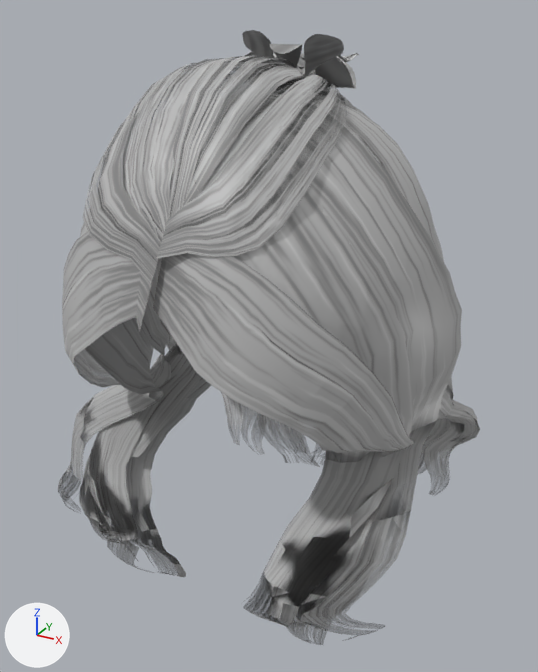
The glTF model public/models/daz_hair_twin_braids.glb as it was, and as the next commit left it.
Camera for both pictures: a camera (50 mm lens) standing at (0.18, -0.326, 0.17) and looking at (-0.004, 0.009, 0.003). The axes (+X, +Y, +Z) are drawn at lower left. The lights are the same throughout. The picture after the commit comes second. Vertices at exactly the same position are counted once.

Script lines for the objects in view, before the commit:
```python
me_daz_hair_twin_braids = bpy.data.meshes.new('daz_hair_twin_braids')
me_daz_hair_twin_braids.from_pydata(...)  # 6495 vertices, 10122 faces; spans x -0.116..0.103, y -0.107..0.126, z -0.146..0.16
me_daz_hair_twin_braids.materials.append(mat_daz_hair_twin_braids_mat)  # picture img_daz_hair_twin_braids_tex
ob_daz_hair_twin_braids = bpy.data.objects.new('daz_hair_twin_braids', me_daz_hair_twin_braids)
ob_daz_hair_twin_braids.location = (0.0, 0.0, 0.0)
```
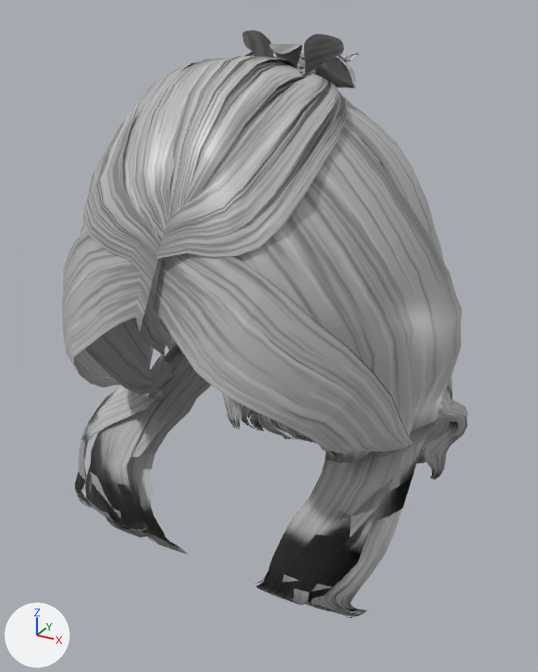
What differs and where, as boxes [x1, y1, x2, y2] in the pictures (538 x 672 px; the box of a moved part takes in the faces that stretch with it):
```json
{"object": "daz_hair_twin_braids", "change": "reshaped", "before": [58, 30, 480, 645], "after": [62, 30, 468, 618]}
{"part": 1, "of": "me_daz_hair_twin_braids", "change": "moved or reshaped", "before": [58, 343, 480, 577], "after": [75, 343, 468, 554]}
{"part": 2, "of": "me_daz_hair_twin_braids", "change": "moved or reshaped", "before": [243, 445, 423, 645], "after": [254, 446, 422, 618]}
{"part": 3, "of": "me_daz_hair_twin_braids", "change": "edited", "before": [62, 30, 462, 584], "after": [62, 30, 462, 584], "on screen": "looks the same"}
```

The change, as JSON lines over the scene's bpy script:
```json
{"op": "add", "block": "mat_daz_hair_twin_braids_mat_1", "code": ["mat_daz_hair_twin_braids_mat_1 = bpy.data.materials.new('daz_hair_twin_braids_mat')", "# uses the picture img_daz_hair_twin_braids_tex"]}
{"block": "me_daz_hair_twin_braids", "where": "# used by ob_daz_hair_twin_braids; location = (0.0, 0.0, 0.0)"}
{"op": "remove", "block": "me_daz_hair_twin_braids", "code": "me_daz_hair_twin_braids.from_pydata(...)  # 6495 vertices, 10122 faces; spans x -0.116..0.103, y -0.107..0.126, z -0.146..0.16"}
{"op": "add", "block": "me_daz_hair_twin_braids", "code": "me_daz_hair_twin_braids.from_pydata(...)  # 6495 vertices, 10122 faces; spans x -0.104..0.095, y -0.107..0.119, z -0.117..0.16"}
{"block": "me_daz_hair_twin_braids", "change": "me_daz_hair_twin_braids part 1: 1136 of 6495 vertices moved; they spanned x -0.116..0.103, y -0.083..0.126, z -0.146..-0.025 and now span x -0.104..0.095, y -0.074..0.118, z -0.117..-0.025; mean shift (0.001, -0.002, 0.007); largest move (-0.061, -0.044, -0.146) -> (-0.061, -0.044, -0.117)"}
{"block": "me_daz_hair_twin_braids", "change": "me_daz_hair_twin_braids part 2: 294 of 6495 vertices moved; they spanned x 0.028..0.099, y -0.092..-0.005, z -0.146..-0.041 and now span x 0.028..0.093, y -0.081..-0.005, z -0.117..-0.041; mean shift (-0.001, 0.005, 0.007); largest move (0.052, -0.046, -0.146) -> (0.052, -0.046, -0.117)"}
{"block": "me_daz_hair_twin_braids", "change": "me_daz_hair_twin_braids part 3: 10122 faces spanning x -0.104..0.095, y -0.107..0.119, z -0.117..0.16 switch from mat_daz_hair_twin_braids_mat (picture img_daz_hair_twin_braids_tex) to mat_daz_hair_twin_braids_mat_1"}
```
